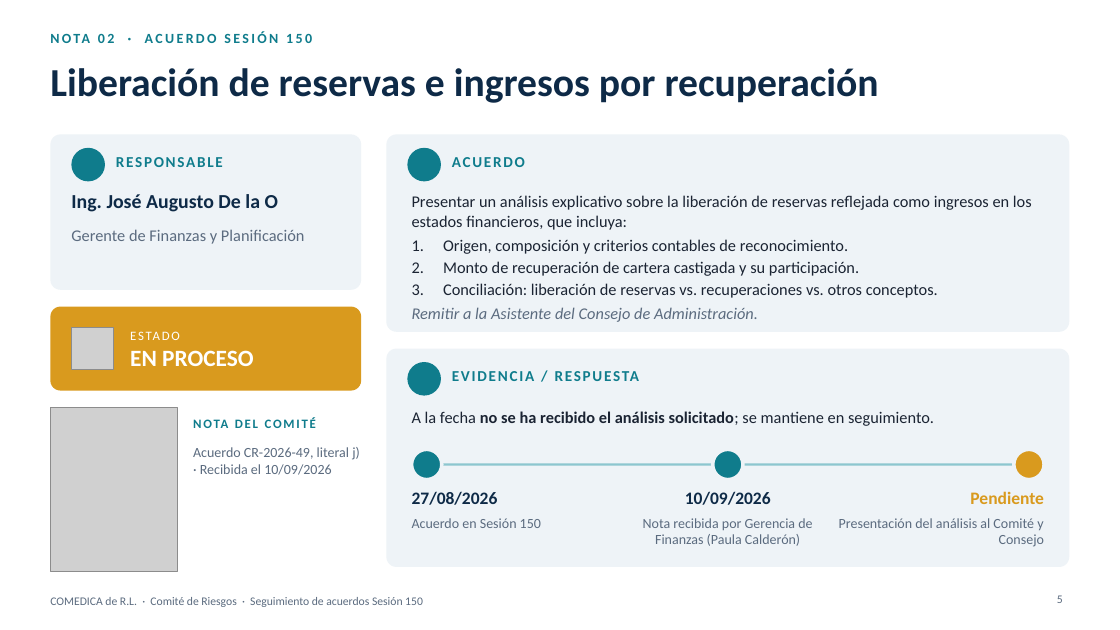
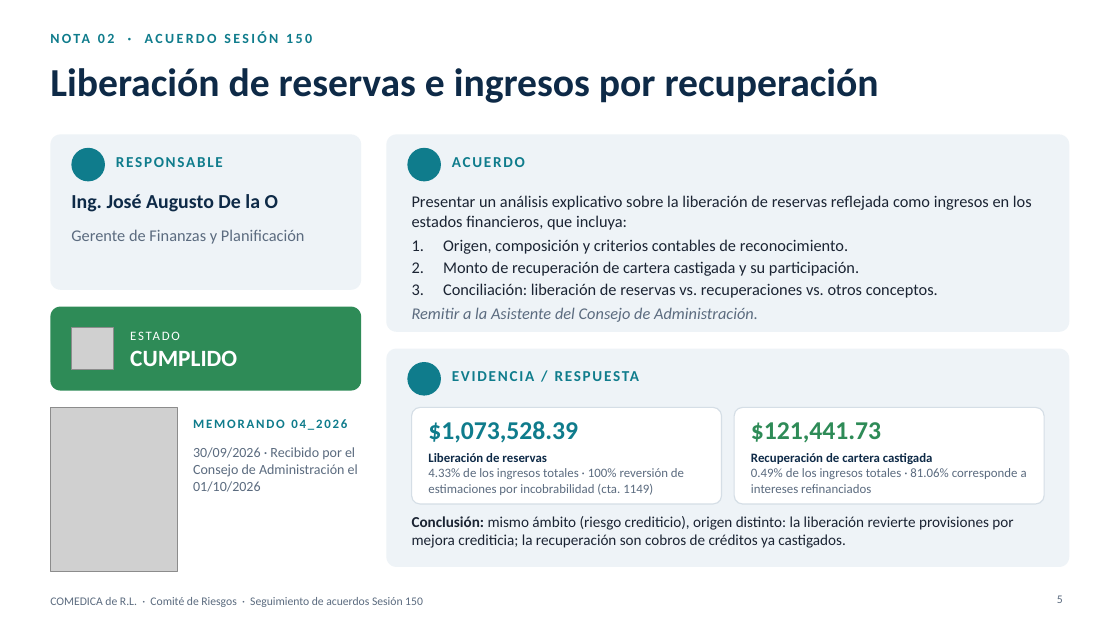
Before and after one commit to menjivar201280/riesgo, a slide deck: slide 5 of seguimiento-comite-riesgos-sesion-150/Seguimiento_Acuerdos_Comite_Riesgo_Sesion_150.pptx. Drawn at 1120x630 pixels with LibreOffice and Linux fonts; fonts in the diff are those of the drawing; grey boxes stand for pictures; background and template pictures are left out. Boxes give left, top, right and bottom in pixels: in the first picture for what was removed or moved away, otherwise in the second. Text is boxed around its words. In the diff, an @@ line names an element or a change of style, - is before the commit and + after.

```diff
--- a/seguimiento-comite-riesgos-sesion-150/Seguimiento_Acuerdos_Comite_Riesgo_Sesion_150.pptx
+++ b/seguimiento-comite-riesgos-sesion-150/Seguimiento_Acuerdos_Comite_Riesgo_Sesion_150.pptx
@@ rounded rectangle at bbox=[50, 307, 361, 391]: fill #D99A1E to #2E8B57 @@
@@ text at bbox=[130, 350, 237, 366]: text changed @@
-EN PROCESO
+CUMPLIDO
@@ text at bbox=[193, 419, 347, 430]: text changed @@
-NOTA DEL COMITÉ
+MEMORANDO 04_2026
@@ text removed at bbox=[412, 411, 934, 426] @@
-A la fecha no se ha recibido el análisis solicitado; se mantiene en seguimiento.
@@ rounded rectangle added at bbox=[412, 408, 722, 504], fill #FFFFFF, outline #D5DEE6 1 pt @@
@@ rounded rectangle added at bbox=[734, 408, 1044, 504], fill #FFFFFF, outline #D5DEE6 1 pt @@
@@ text at bbox=[193, 447, 358, 492]: text changed @@
-Acuerdo CR-2026-49, literal j) · Recibida el 10/09/2026
+30/09/2026 · Recibido por el Consejo de Administración el 01/10/2026
@@ text added at bbox=[428, 421, 578, 443], 22 pt, text #0F7C8C, bold @@
+$1,073,528.39
@@ text added at bbox=[751, 422, 881, 442], 22 pt, text #2E8B57, bold @@
+$121,441.73
@@ ellipse removed at bbox=[412, 450, 442, 480] @@
@@ text added at bbox=[428, 453, 684, 495], 11 pt, text #5B6B7F @@
+Liberación de reservas
+4.33% de los ingresos totales · 100% reversión de estimaciones por incobrabilidad (cta. 1149)
@@ line removed from (442, 465) to (1014, 465) @@
@@ ellipse removed at bbox=[712, 450, 743, 480] @@
@@ text added at bbox=[751, 453, 1027, 493], 11 pt, text #5B6B7F @@
+Recuperación de cartera castigada
+0.49% de los ingresos totales · 81.06% corresponde a intereses refinanciados
@@ ellipse removed at bbox=[1014, 450, 1044, 480] @@
@@ text removed at bbox=[412, 491, 498, 505] @@
-27/08/2026
@@ text removed at bbox=[970, 491, 1044, 504] @@
-Pendiente
@@ text at bbox=[412, 516, 1013, 548]: text changed; size 15 to 13 pt; text colour #0E2A47 to #1B2433; bold off @@
-10/09/2026
+Conclusión: mismo ámbito (riesgo crediticio), origen distinto: la liberación revierte provisiones por mejora crediticia; la recuperación son cobros de créditos ya castigados.
@@ text removed at bbox=[412, 518, 541, 528] @@
-Acuerdo en Sesión 150
@@ text removed at bbox=[643, 518, 812, 546] @@
-Nota recibida por Gerencia de Finanzas (Paula Calderón)
@@ text removed at bbox=[839, 518, 1044, 547] @@
-Presentación del análisis al Comité y Consejo
```
Also in this commit, not shown: 3 other slides changed, 1 other file.
